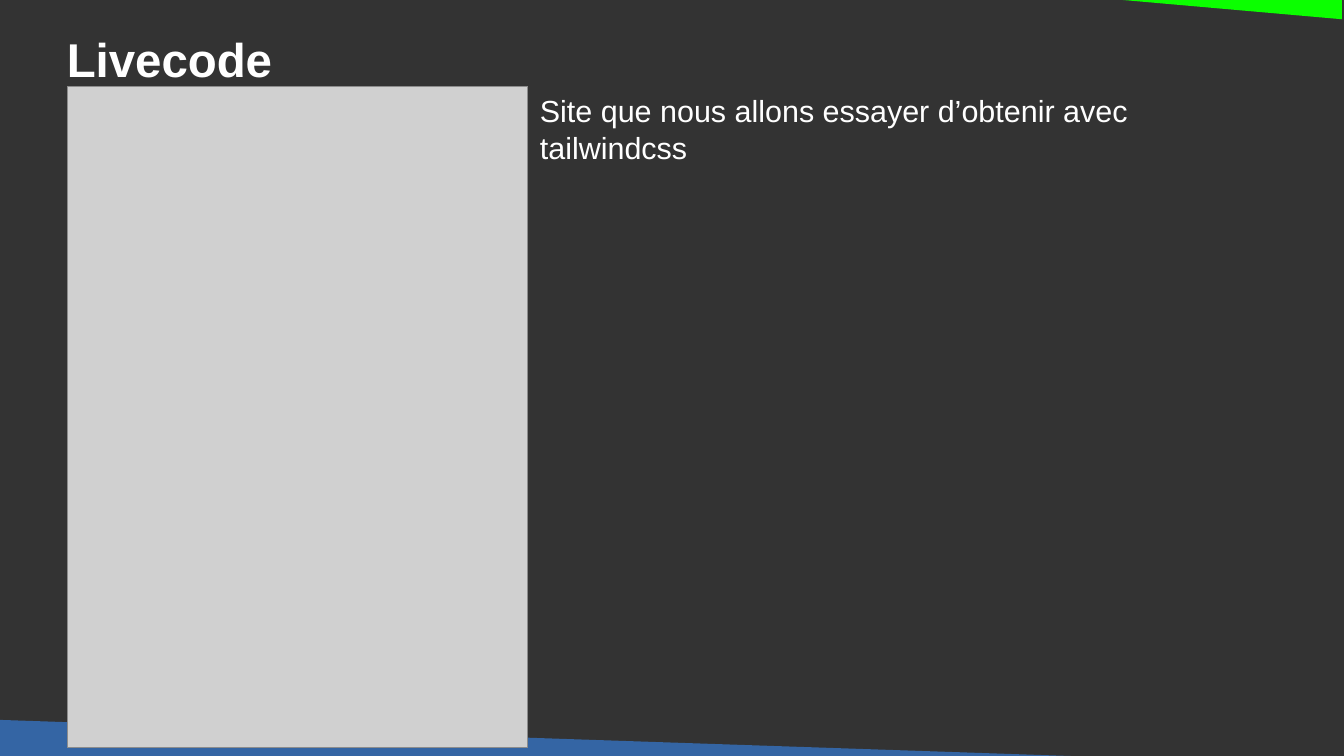
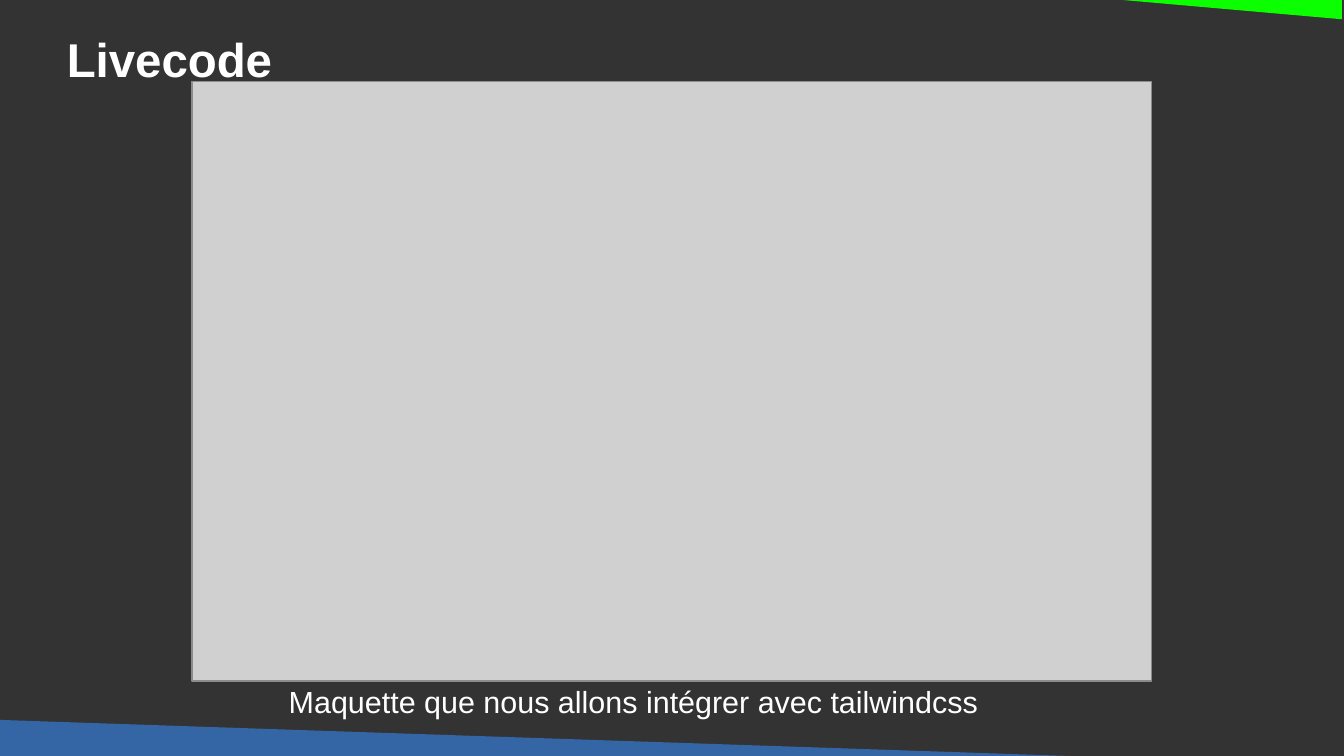
Before and after one commit to DanYellow/cours, a slide deck: slide 21 of integration-web-s2/cours-magistraux/numero-1/presentation.odp. Drawn at 1344x756 pixels with LibreOffice and Linux fonts; fonts in the diff are those of the drawing; grey boxes stand for pictures. Boxes give left, top, right and bottom in pixels: in the first picture for what was removed or moved away, otherwise in the second. Text is boxed around its words. In the diff, an @@ line names an element or a change of style, - is before the commit and + after.

```diff
--- a/integration-web-s2/cours-magistraux/numero-1/presentation.odp
+++ b/integration-web-s2/cours-magistraux/numero-1/presentation.odp
@@ picture: place and size @@
-picture at box(67, 87, 528, 748)
+picture at box(191, 82, 1151, 682)
@@ text at box(289, 690, 978, 719): text changed @@
-Site que nous allons essayer d’obtenir avec tailwindcss
+Maquette que nous allons intégrer avec tailwindcss
```
Also in this commit, not shown: 4 other files.
